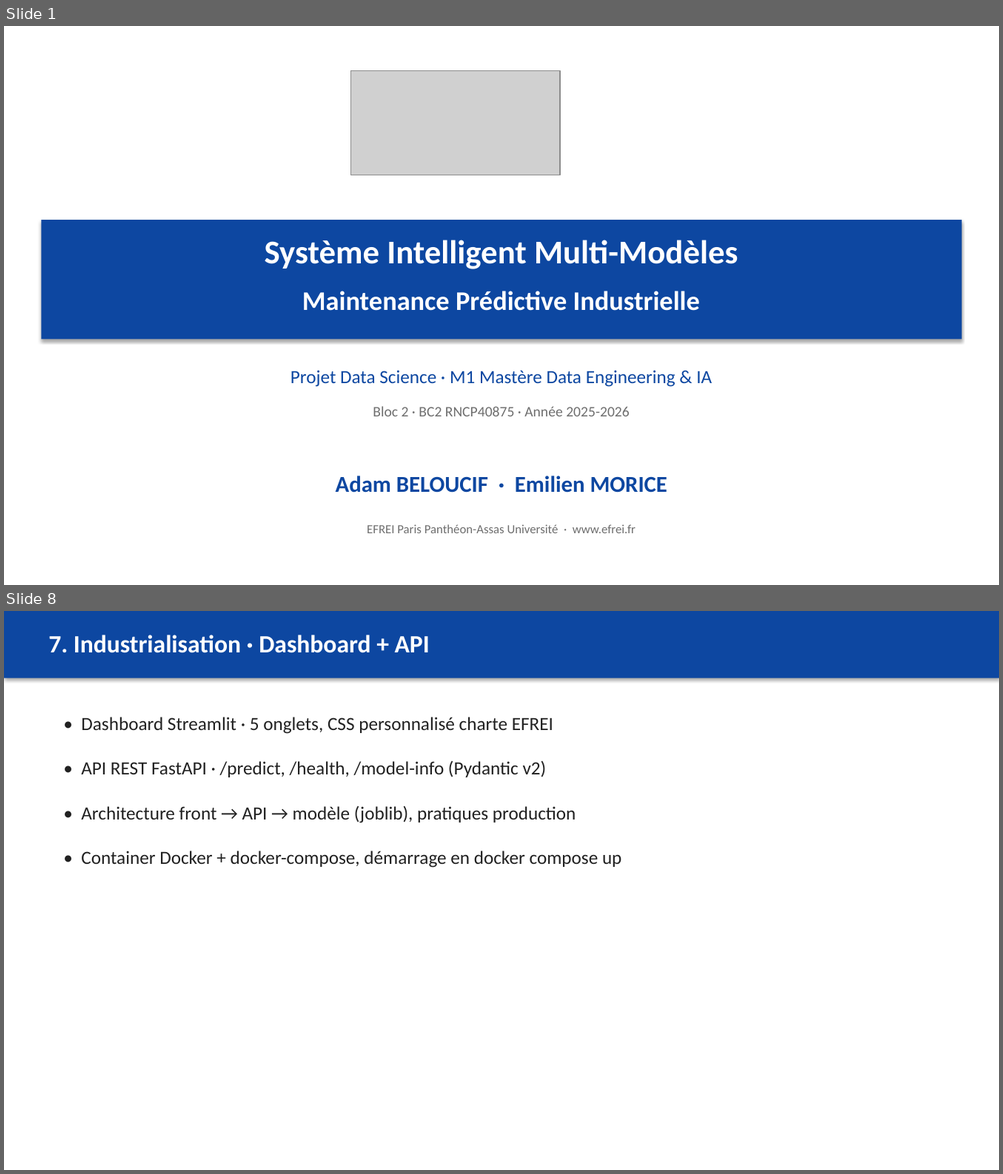
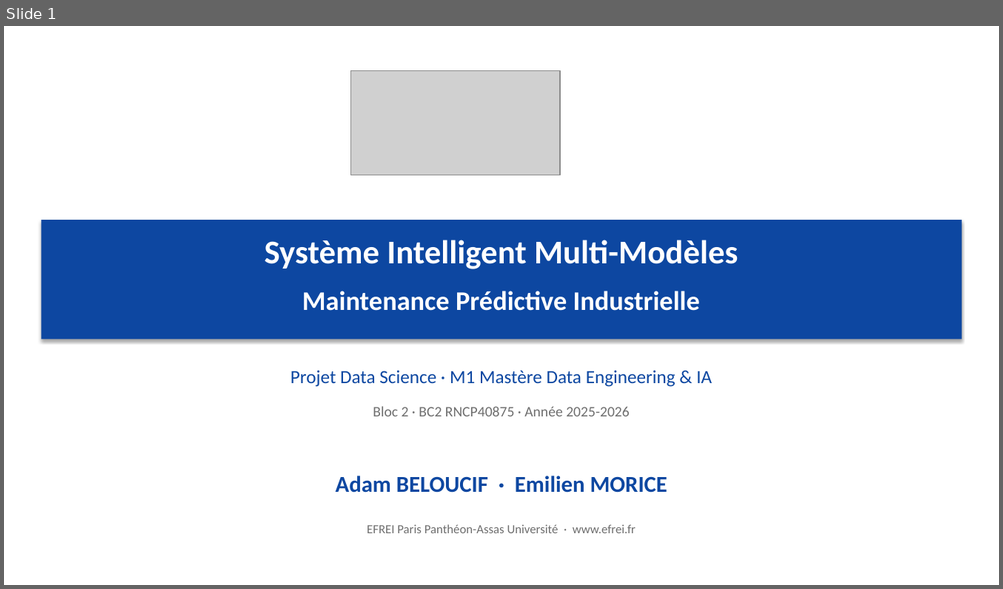
Before and after one commit to Adam-Blf/maintenance-predictive-industrielle, a slide deck: reports/presentation.pptx. Shown one above the other, each under a label of ours: slides 1 and 8 before the commit, slide 1 after it; the slides between them are not shown. The pictures are 1003x1174 and 1003x589 pixels, drawn with LibreOffice and Linux fonts; fonts in the diff are those of the drawing; grey boxes stand for pictures. Boxes give left, top, right and bottom in pixels: in the first picture for what was removed or moved away, otherwise in the second. Text is boxed around its words. In the diff, an @@ line names an element or a change of style, - is before the commit and + after.

```diff
--- a/reports/presentation.pptx
+++ b/reports/presentation.pptx
@@ slide 8 removed at <box>4,611,999,1170</box>, background #FFFFFF @@
@@ rectangle removed at <box>4,611,999,678</box> @@
@@ text removed at <box>48,635,430,653</box> @@
-7. Industrialisation · Dashboard + API
@@ text removed at <box>81,717,621,868</box> @@
-• Dashboard Streamlit · 5 onglets, CSS personnalisé charte EFREI
-• API REST FastAPI · /predict, /health, /model-info (Pydantic v2)
-• Architecture front → API → modèle (joblib), pratiques production
-• Container Docker + docker-compose, démarrage en docker compose up
```
Also in this commit, not shown: 7 slides changed, 16 slides added, 2 other slides removed, 13 other files.
